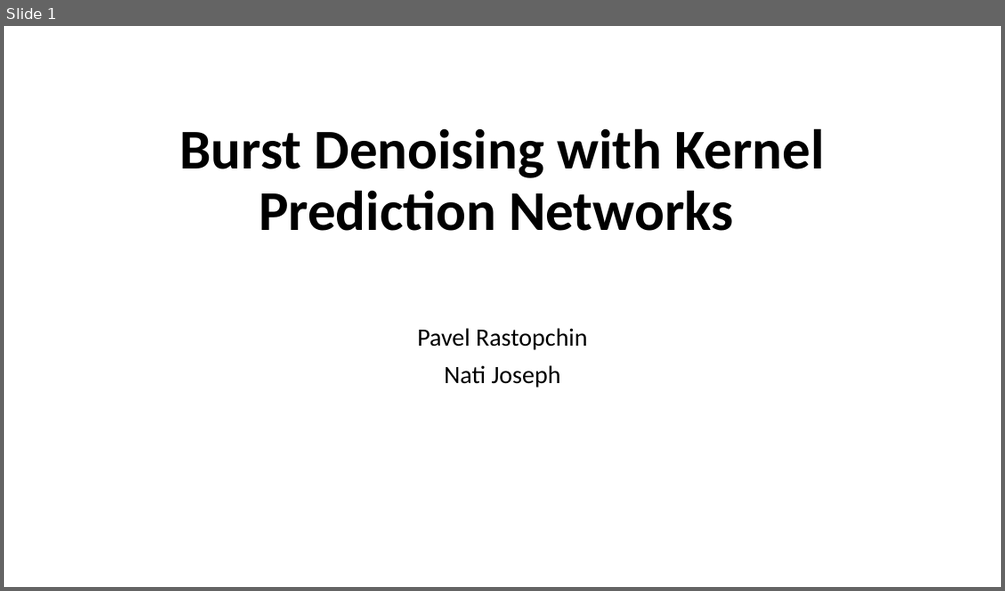
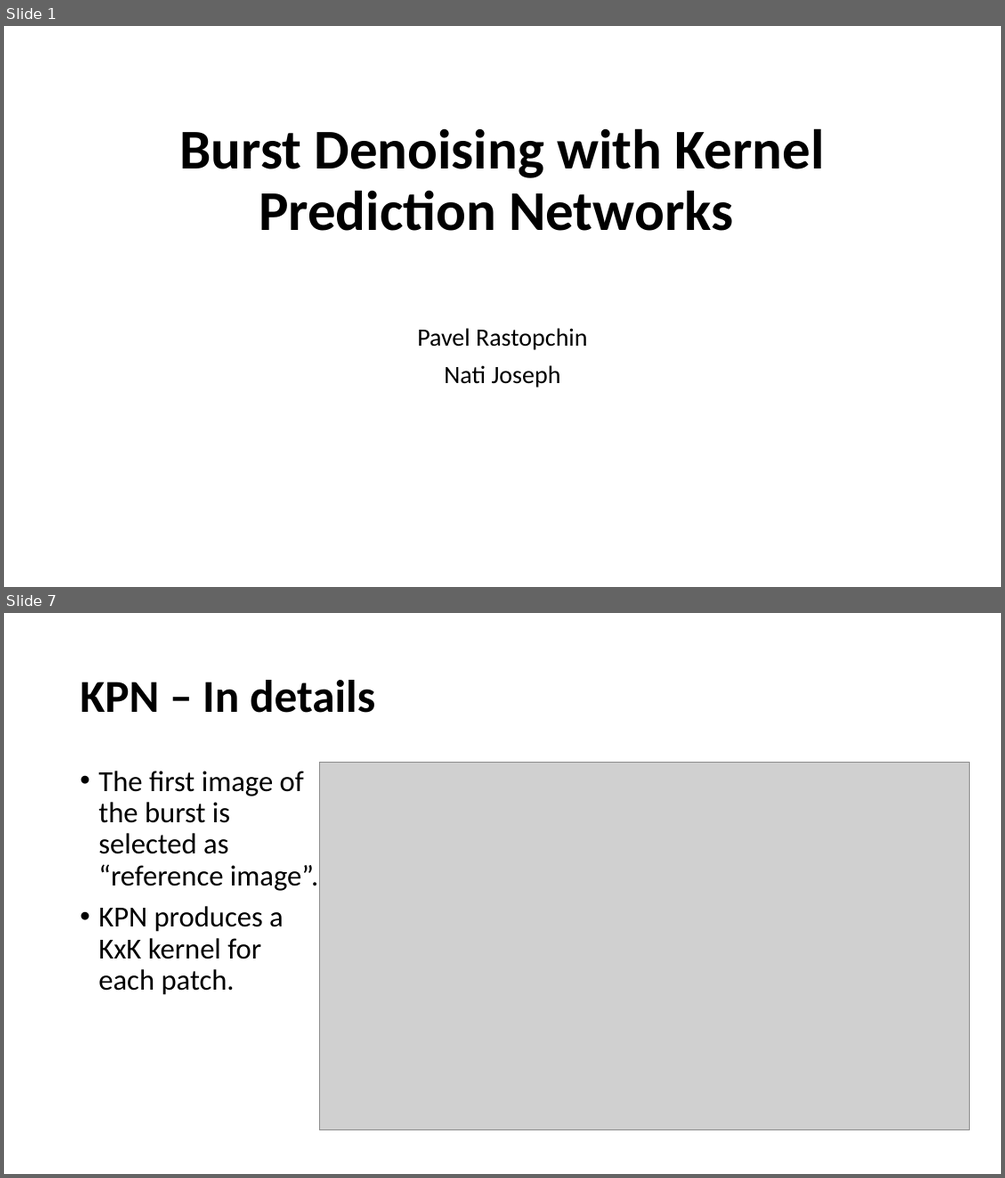
Before and after one commit to zhanglijian/DIP_Project, a slide deck: Burst Denoising with Kernel Prediction Networks.pptx. Shown one above the other, each under a label of ours: slide 1 before the commit, slides 1 and 7 after it; the slides between them are not shown. The pictures are 1005x591 and 1005x1178 pixels, drawn with LibreOffice and Linux fonts; fonts in the diff are those of the drawing; grey boxes stand for pictures. Boxes give left, top, right and bottom in pixels: in the first picture for what was removed or moved away, otherwise in the second. Text is boxed around its words. In the diff, an @@ line names an element or a change of style, - is before the commit and + after.

```diff
--- a/Burst Denoising with Kernel Prediction Networks.pptx
+++ b/Burst Denoising with Kernel Prediction Networks.pptx
@@ slide 7 added at (4, 613, 1001, 1174), background #FFFFFF @@
@@ title added at (80, 680, 375, 713), 44 pt, text #000000, bold @@
+KPN – In details
@@ text added at (98, 771, 318, 995), 28 pt, text #000000 @@
+• The first image of the burst is selected as “reference image”.
+• KPN produces a KxK kernel for each patch.
@@ picture added at (320, 763, 970, 1130) @@
```
Also in this commit, not shown: 13 slides changed, 7 other slides added, 1 slide removed.
